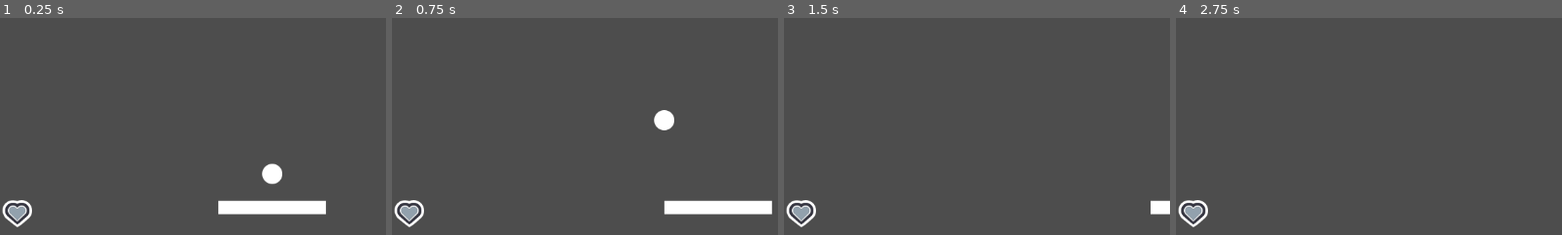
Above: before the commit, frames 1-4 (left to right).
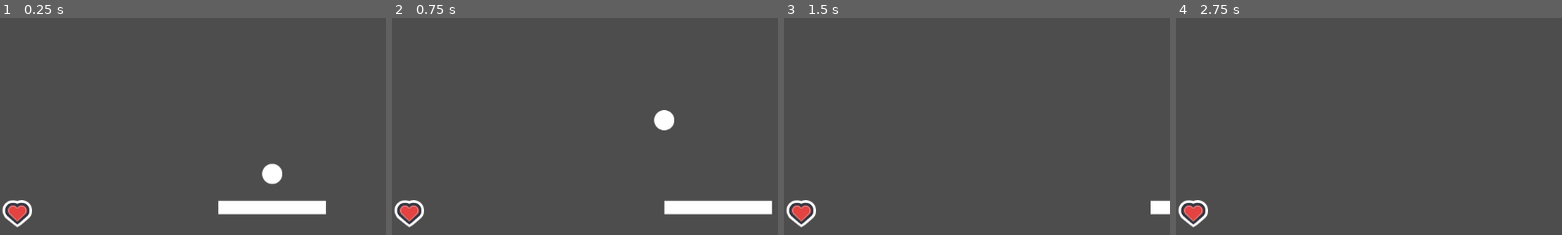
Above: after the commit, the same moments.

Repository: smarthall/20games
Game: Godot game, scene res://game_space.tscn
Two runs of this game, one before a commit and one after it. Both use one fixed random seed, a clock stepped at 60 frames per second and the inputs below.
Inputs:
- Up to frame 1 (0.25 s): no input
- Up to frame 2 (0.75 s): tap Enter at 0.5 s; hold Right (PaddleRight) from 0.53 s (still down); hold Space (Action) from 0.53 s (still down)
- Up to frame 3 (1.5 s): release Right (PaddleRight) at 1.28 s; release Space (Action) at 1.28 s; hold A (PaddleLeft) from 1.28 s (still down); tap Space (Action) at 1.35 s
- Up to frame 4 (2.75 s): release A (PaddleLeft) at 2.03 s; hold Right (PaddleRight) from 2.03 s (still down); hold Space (Action) from 2.03 s (still down)
The pictures show only the part of the screen within x 14-64%, y 50-100%; the shares and areas given below are measured in that part.

The runs differ from the first frame. In frame 1, 0.3% of the frame differs, in the area x 2-8%, y 86-94%; in frame 2, 0.3%; in frame 3, 0.3%; in frame 4, 0.3%.

Commit message:
Fix initial lives

Diff:
--- a/breakout/game_space.tscn
+++ b/breakout/game_space.tscn
@@ -19,7 +19,6 @@
 
 [node name="GameSpace" type="Node2D"]
 script = ExtResource("1_ihldm")
-initial_lives = 2
 
 [node name="Boundaries" type="StaticBody2D" parent="."]
 collision_layer = 2
